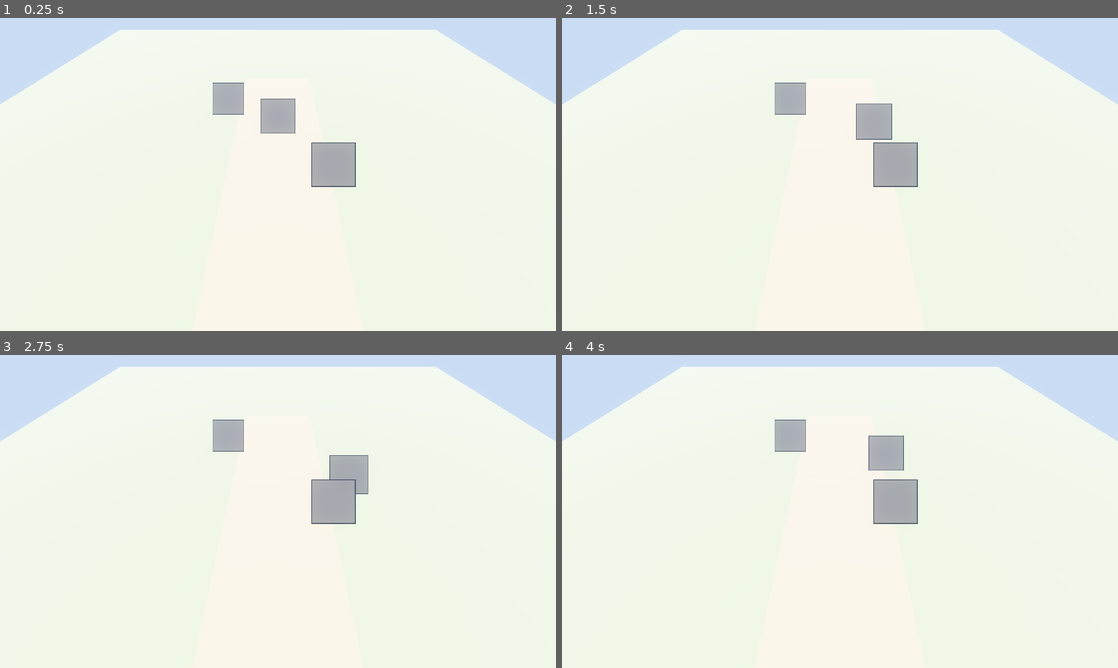
Above: before the commit, frames 1-4 (two rows, left to right).
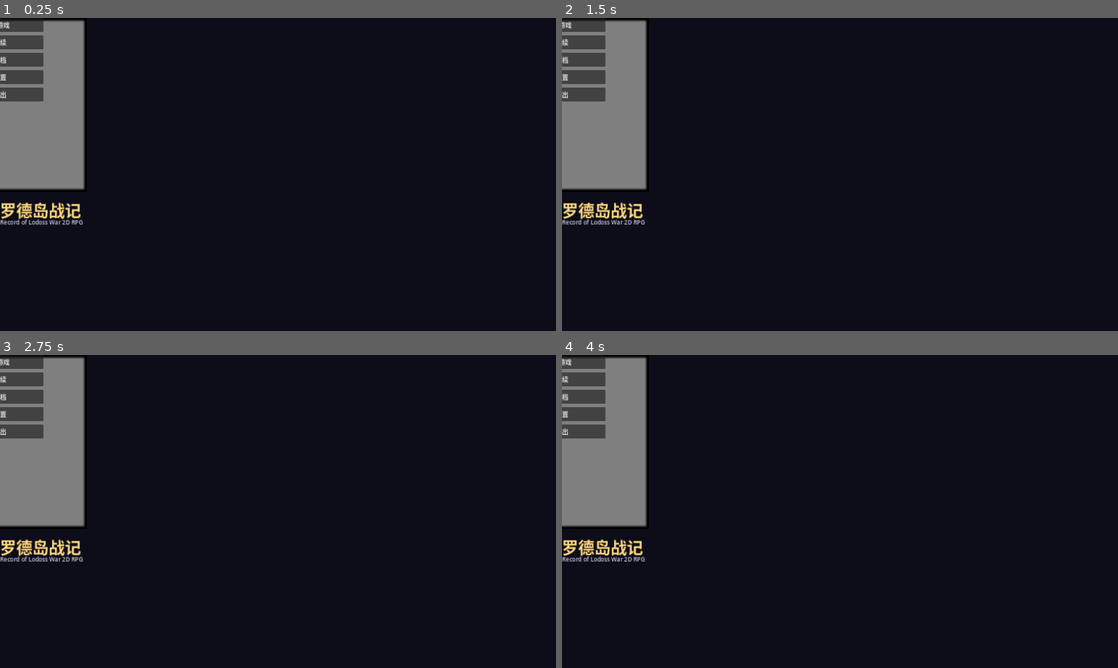
Above: after the commit, the same moments.

Repository: anjingdtl/lordisland
Game: Godot game, scene res://scenes/ui/main_menu.tscn
Two runs of this game, one before a commit and one after it. Both use one fixed random seed, a clock stepped at 60 frames per second and the inputs below. Before the commit the project starts from res://scenes/world/loranai_city.tscn.
Inputs:
- Up to frame 1 (0.25 s): no input
- Up to frame 2 (1.5 s): tap Enter (ui_accept) at 0.5, 0.77 s; hold Right (ui_right) 0.53-1.28 s; hold E (interact) 0.53-1.28 s; hold Down (ui_down) from 1.28 s (still down); tap Space at 1.35 s
- Up to frame 3 (2.75 s): tap Enter (ui_accept) at 1.52 s; release Down (ui_down) at 2.03 s; hold Right (ui_right) from 2.03 s (still down); hold E (interact) from 2.03 s (still down)
- Up to frame 4 (4 s): release Right (ui_right) at 2.78 s; release E (interact) at 2.78 s; hold Up (ui_up) 2.78-3.53 s; tap Space at 2.85 s; tap Enter (ui_accept) at 3.02, 3.77 s; hold Left (ui_left) from 3.53 s (still down); hold E (interact) from 3.53 s (still down)

The runs differ from the first frame. In frame 1, 100% of the frame differs, in the area x 0-100%, y 0-100%; in frame 2, 100%; in frame 3, 100%; in frame 4, 100%.

Commit message:
chore: switch main_scene to menu; remove gut submodule

Diff:
--- a/project.godot
+++ b/project.godot
@@ -12,7 +12,7 @@
 
 config/name="Lordisland: Record of Lodoss War 2D RPG"
 config/description="A 2D HD-2D RPG based on Record of Lodoss War OVA."
-run/main_scene="res://scenes/world/loranai_city.tscn"
+run/main_scene="res://scenes/ui/main_menu.tscn"
 config/features=PackedStringArray("4.3", "Forward Plus")
 
 [autoload]
--- a/scripts/systems/battle_driver.gd
+++ b/scripts/systems/battle_driver.gd
@@ -4,7 +4,7 @@
 ## 5v3 战斗端到端测试
 ## 跑通完整回合循环，AI 自动选择攻击
 
-const LOG_PATH := "d:/Claudeworkspace/Lordisland/.godot_cache/battle_test.log"
+const LOG_PATH := "user://battle_test.log"
 
 var _passed: int = 0
 var _failed: int = 0
@@ -16,8 +16,7 @@
 var ctrl: BattleController
 
 func _ready() -> void:
-	_log("=== BattleDriver ready ===")
-	_run_battle_test()
+	pass  # 由 test_battle_5v3.gd 显式调用 run()
 
 func run() -> void:
 	_log("=== BattleDriver.run() called ===")
Not shown, added: .gitmodules
